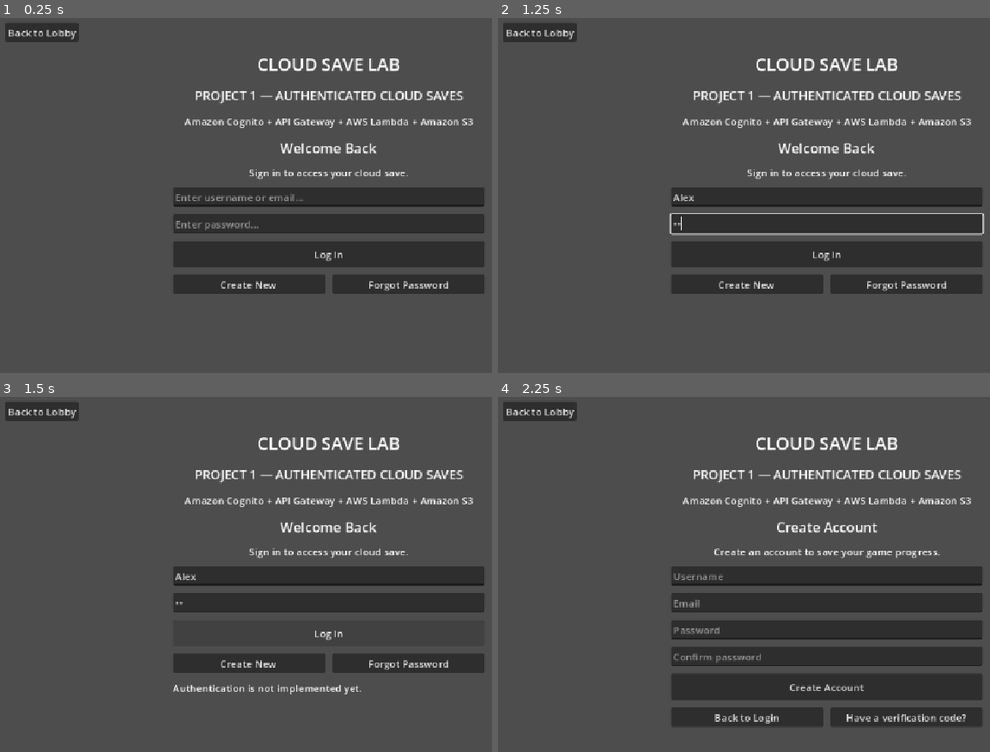
Above: before the commit, frames 1-4 (two rows, left to right).
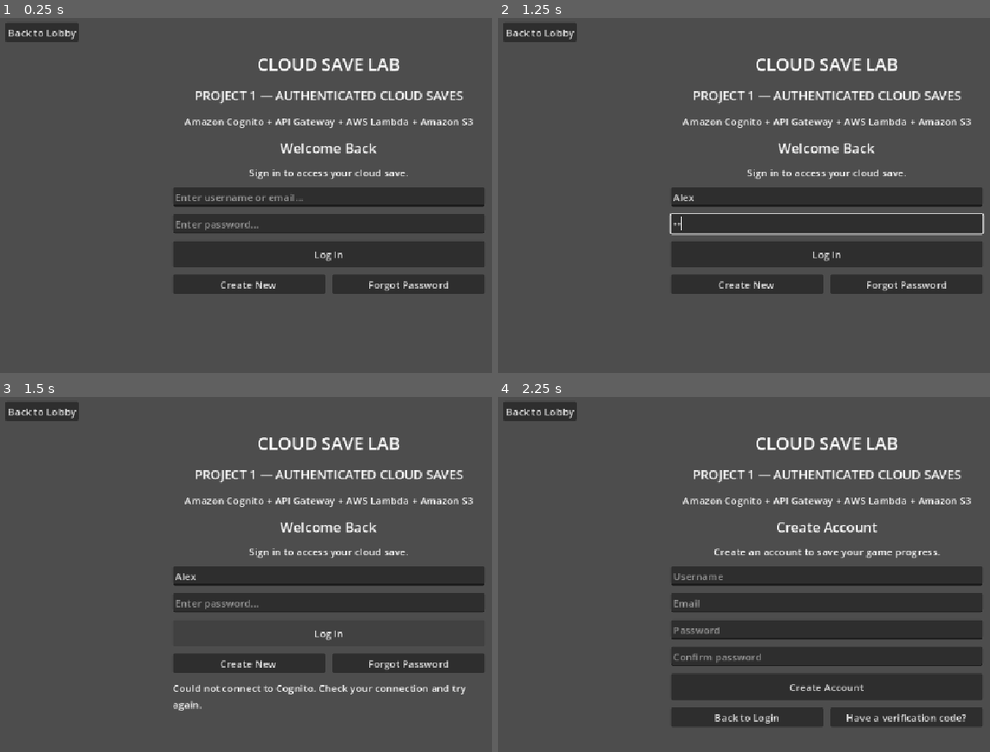
Above: after the commit, the same moments.

Repository: sammy-769/godot-aws-cloud-save
Game: Godot game, scene res://project-1/CognitoS3Presigned.tscn
The game is run twice, just before and just after one commit, with the same random seed, the same clock (stepped at 60 frames per second) and the same inputs. This scene is started directly instead of the project's main scene.
Inputs (mouse positions are in pixels of both pictures, inside the frame that each line leads up to):
- Up to frame 1 (0.25 s): no input
- Up to frame 2 (1.25 s): click (827, 195) at 0.52 s; type "Alex" at 0.6 s; click (827, 223) at 0.75 s; type "12" at 0.83 s
- Up to frame 3 (1.5 s): click "Log In" at 1.25 s
- Up to frame 4 (2.25 s): click "Create New" at 2 s

Frames 1-2 are identical in both runs. In frame 3, 0.9% of the frame differs, in the area x 35-95%, y 57-89%; in frame 4, nothing differs.

Commit message:
Add password authentication: implement login functionality with success and failure handling

Diff:
--- a/project-1/cognito_auth.gd
+++ b/project-1/cognito_auth.gd
@@ -8,6 +8,8 @@
 signal confirmation_failed(message: String)
 signal resend_succeeded(message: String)
 signal resend_failed(message: String)
+signal login_succeeded(username: String)
+signal login_failed(message: String)
 
 const COGNITO_ENDPOINT := "https://cognito-idp.eu-north-1.amazonaws.com/"
 const CLIENT_ID := "39enqqncspu5ishknb9t9bdhv0"
@@ -17,6 +19,10 @@
 var _operation := ""
 var _request_username := ""
 var _request_in_progress := false
+var _access_token := ""
+var _id_token := ""
+var _refresh_token := ""
+var _token_expires_at := 0
 
 
 func _ready() -> void:
@@ -57,6 +63,19 @@
 		"Username": username,
 	}
 	return _send_request("ResendConfirmationCode", username, payload)
+
+
+func initiate_password_auth(username: String, password: String) -> Error:
+	_clear_tokens()
+	var payload := {
+		"AuthFlow": "USER_PASSWORD_AUTH",
+		"ClientId": CLIENT_ID,
+		"AuthParameters": {
+			"USERNAME": username,
+			"PASSWORD": password,
+		},
+	}
+	return _send_request("InitiateAuth", username, payload)
 
 
 func _send_request(operation: String, username: String, payload: Dictionary) -> Error:
@@ -122,8 +141,54 @@
 			confirmation_succeeded.emit()
 		"ResendConfirmationCode":
 			resend_succeeded.emit("A new verification code was sent.")
+		"InitiateAuth":
+			_handle_authentication_response(completed_username, response_data)
 
 	operation_finished.emit(completed_operation)
+
+
+func _handle_authentication_response(username: String, response_data: Dictionary) -> void:
+	var authentication_result: Variant = response_data.get("AuthenticationResult")
+	if not authentication_result is Dictionary:
+		login_failed.emit(_challenge_message(response_data))
+		return
+
+	var access_token := str(authentication_result.get("AccessToken", ""))
+	var id_token := str(authentication_result.get("IdToken", ""))
+	var refresh_token := str(authentication_result.get("RefreshToken", ""))
+	var expires_in := int(authentication_result.get("ExpiresIn", 0))
+	if access_token.is_empty() or id_token.is_empty() or expires_in <= 0:
+		_clear_tokens()
+		login_failed.emit("Cognito returned an incomplete authentication response. Please try again.")
+		return
+
+	_access_token = access_token
+	_id_token = id_token
+	_refresh_token = refresh_token
+	_token_expires_at = int(Time.get_unix_time_from_system()) + expires_in
+	login_succeeded.emit(username)
+
+
+func _challenge_message(response_data: Dictionary) -> String:
+	var challenge_name := str(response_data.get("ChallengeName", ""))
+	match challenge_name:
+		"SMS_MFA", "SOFTWARE_TOKEN_MFA", "EMAIL_OTP", "SMS_OTP":
+			return "This account requires an additional verification step, which is not supported yet."
+		"NEW_PASSWORD_REQUIRED":
+			return "This account must change its password before it can sign in."
+		"PASSWORD_RESET_REQUIRED":
+			return "This account must reset its password before it can sign in."
+		"SELECT_MFA_TYPE", "MFA_SETUP":
+			return "This account requires MFA setup, which is not supported yet."
+		_:
+			return "Cognito did not complete sign-in. An unsupported authentication challenge may be required."
+
+
+func _clear_tokens() -> void:
+	_access_token = ""
+	_id_token = ""
+	_refresh_token = ""
+	_token_expires_at = 0
 
 
 func _parse_response(body: PackedByteArray) -> Dictionary:
@@ -146,6 +211,9 @@
 			confirmation_failed.emit(message)
 		"ResendConfirmationCode":
 			resend_failed.emit(message)
+		"InitiateAuth":
+			_clear_tokens()
+			login_failed.emit(message)
 
 
 func _error_message(operation: String, response_data: Dictionary) -> String:
@@ -169,25 +237,39 @@
 		"InvalidPasswordException":
 			return "Password does not meet the user pool requirements."
 		"InvalidParameterException":
+			if operation == "InitiateAuth":
+				return "Cognito rejected the login request. Confirm USER_PASSWORD_AUTH is enabled for this app client."
 			return "Cognito rejected one or more account details. Check the fields and try again."
 		"CodeMismatchException":
 			return "The verification code is incorrect."
 		"ExpiredCodeException":
 			return "The verification code has expired. Request a new code."
 		"UserNotFoundException":
+			if operation == "InitiateAuth":
+				return "Incorrect username/email or password."
 			return "No account was found for that username."
 		"UserNotConfirmedException":
 			return "This account still needs email verification."
 		"UserAlreadyConfirmedException":
 			return "This account has already been verified. You can sign in."
 		"NotAuthorizedException":
+			if operation == "InitiateAuth":
+				return "Incorrect username/email or password."
 			return "Cognito could not authorize this request. Check the username and account status."
+		"UserNotEnabledException":
+			return "This account is disabled. Contact the account administrator."
+		"PasswordResetRequiredException":
+			return "This account must reset its password before signing in."
+		"AuthFlowNotSupportedException":
+			return "USER_PASSWORD_AUTH is not enabled for this Cognito app client."
 		"CodeDeliveryFailureException":
 			return "Cognito could not send the verification code."
 		"LimitExceededException", "TooManyRequestsException":
 			return "Too many requests. Wait a while and try again."
 		_:
 			match operation:
+				"InitiateAuth":
+					return "Cognito could not complete sign-in. Check your connection and account, then try again."
 				"SignUp":
 					return "Cognito could not complete registration. Check the account details and try again."
 				"ConfirmSignUp":
--- a/project-1/cognito_s3_presigned.gd
+++ b/project-1/cognito_s3_presigned.gd
@@ -61,6 +61,8 @@
 	auth.connect("confirmation_failed", _on_confirmation_failed)
 	auth.connect("resend_succeeded", _on_resend_succeeded)
 	auth.connect("resend_failed", _on_resend_failed)
+	auth.connect("login_succeeded", _on_login_succeeded)
+	auth.connect("login_failed", _on_login_failed)
 
 	_show_login()
 
@@ -104,7 +106,29 @@
 
 
 func _on_login_pressed() -> void:
-	_set_status("Authentication is not implemented yet.")
+	var username := login_identifier_field.text.strip_edges()
+	if username.is_empty() or login_password_field.text.is_empty():
+		_set_status("Enter your username or email and password.")
+		return
+
+	var password := login_password_field.text
+	login_password_field.clear()
+	login_button.disabled = true
+	var request_error: int = $CognitoAuth.call("initiate_password_auth", username, password)
+	if request_error != OK:
+		login_button.disabled = false
+		_set_status(_request_start_error(request_error))
+	else:
+		_set_status("Signing in with Cognito...")
+
+
+func _on_login_succeeded(_username: String) -> void:
+	_show_game_profile()
+	_set_status("Signed in.")
+
+
+func _on_login_failed(message: String) -> void:
+	_set_status(message)
 
 
 func _on_forgot_password_pressed() -> void:
@@ -211,12 +235,14 @@
 
 
 func _on_auth_operation_started(_operation: String) -> void:
+	login_button.disabled = true
 	create_account_button.disabled = true
 	verify_email_button.disabled = true
 	resend_code_button.disabled = true
 
 
 func _on_auth_operation_finished(_operation: String) -> void:
+	login_button.disabled = false
 	create_account_button.disabled = false
 	verify_email_button.disabled = false
 	resend_code_button.disabled = false
